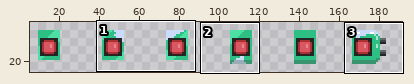
Two versions of one sprite sheet, Assets/Assets/Sprites/UI/Health/NEW/BITO/interfaz_lifebar_bito_v1_02_full1.png. Above, an overview of the earlier version with the close-up marked.
Close-up. Old version:
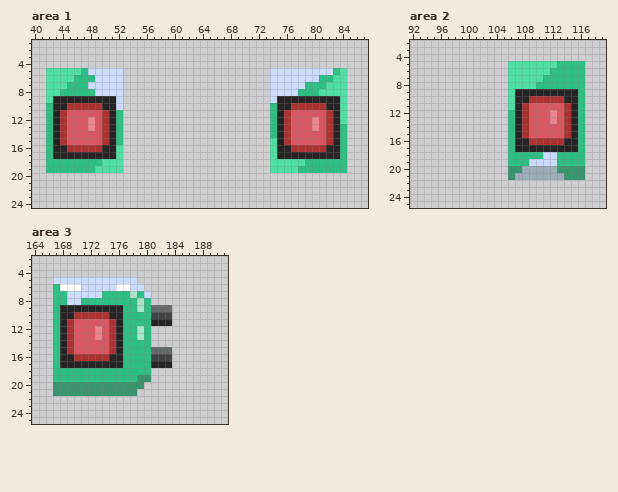
The file is 192x32 pixels. Colours within 5 levels of each other are drawn and written as one. Shown: area 1: x 40..87, y 1..24; area 2: x 92..119, y 2..25; area 3: x 164..191, y 2..25. The wide view leaves out empty margins.
Now the later version:
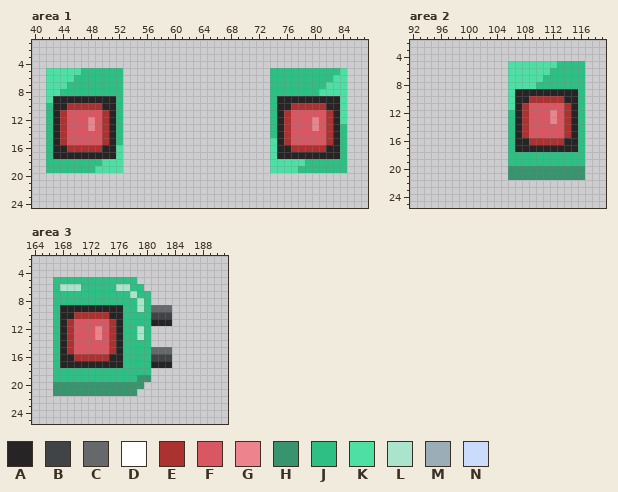
Palette (. is transparent): A #262424  B #414446  C #65696c  D #ffffff  E #ac3232  F #d95763  G #ed838d  H #37946e  J #2dbf84  K #4edfa5  L #aae4cc  M #9badb7  N #cbdbfc
What changed:
Area 1:
Colour N gives way to colour J in row 5 at x 48 to 52 and 74 to 82; in row 6 at x 49 to 52 and 74 to 80; in row 7 at x 48 to 52 and 74 to 78; in row 8 at x 49 to 52 and 74 to 77; in row 9 at x 52 and 74; in row 10 at x 52.
Area 2:
Colour M gives way to colour H in row 20 at x 108 to 112; in row 21 at x 107 to 113.
Colour N gives way to colour J in row 18 at x 111 to 112; in row 19 at x 109 to 112.
Area 3:
Colour N gives way to colour J in row 5 at x 167 to 178; in row 6 at x 171 to 175 and 178 to 179; in row 7 at x 169 to 173 and 180; in row 8 at x 169 to 170.
Colour D gives way to colour L in row 6 at x 168 to 170 and 176 to 177.
